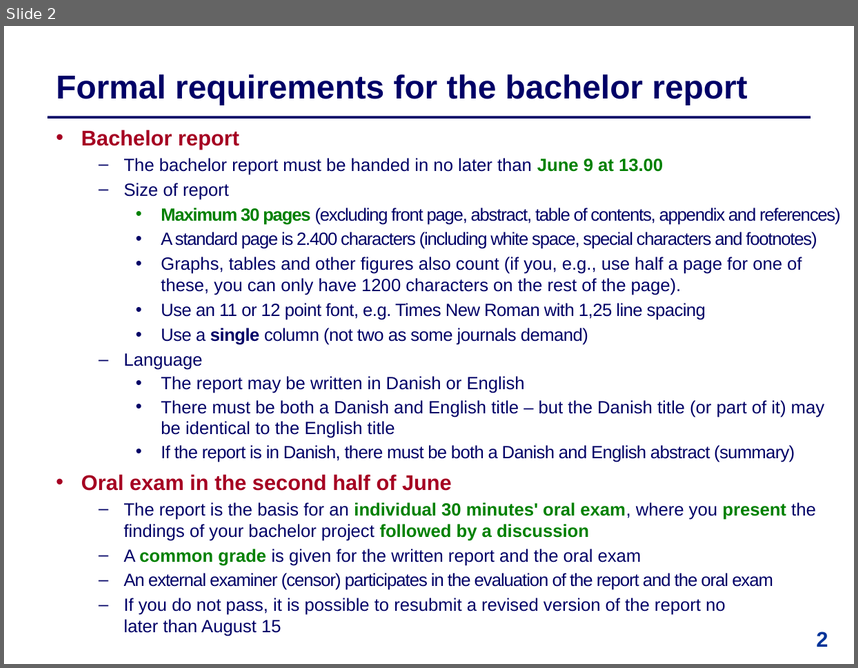
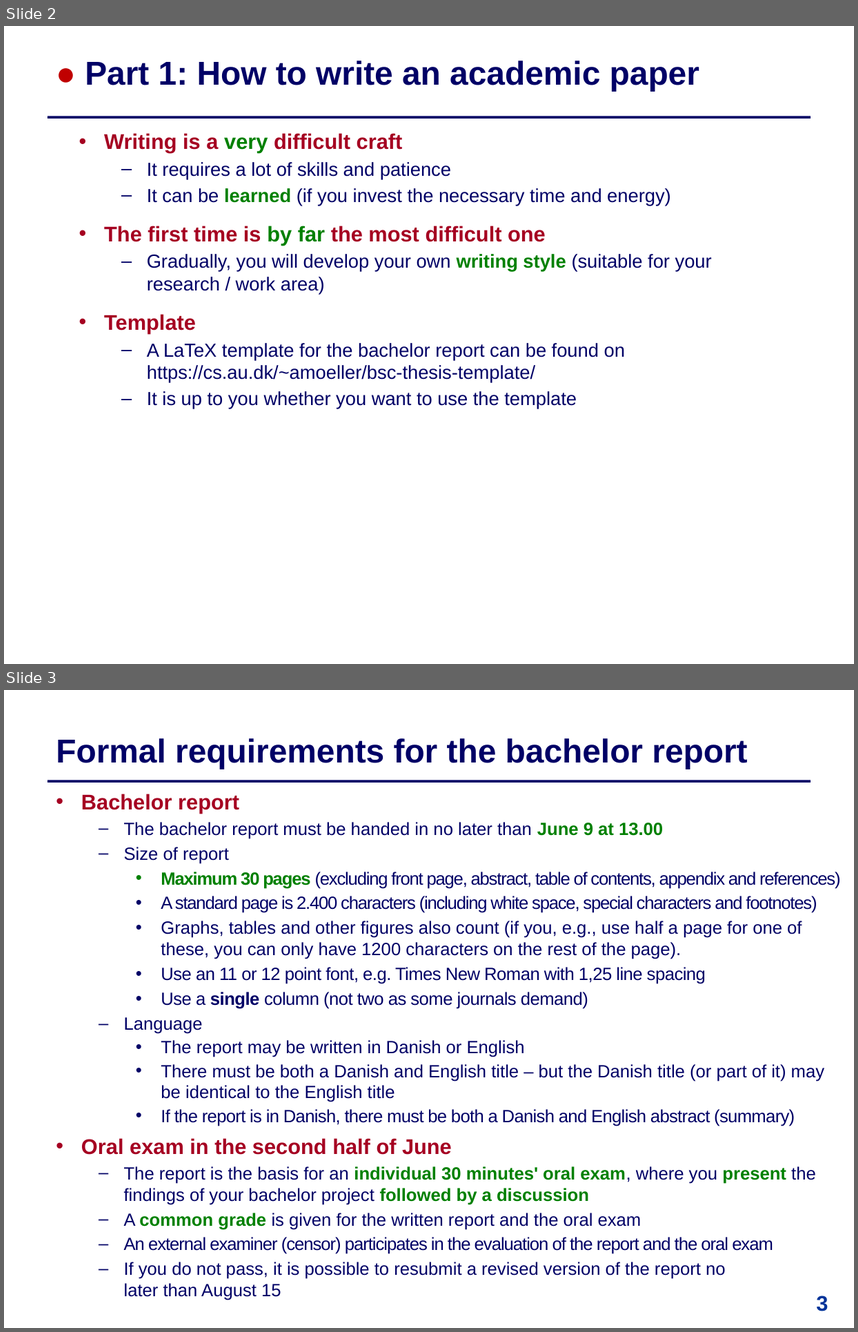
Before and after one commit to IntProgAU/Materiale, a slide deck: web/b25/2 Academic Writing and Oral Presentation.pptx. Shown one above the other, each under a label of ours: slide 2 before the commit, slides 2 and 3 after it. The pictures are 858x668 and 858x1332 pixels, drawn with LibreOffice and Linux fonts; fonts in the diff are those of the drawing. Boxes give left, top, right and bottom in pixels: in the first picture for what was removed or moved away, otherwise in the second. Text is boxed around its words. In the diff, an @@ line names an element or a change of style, - is before the commit and + after.

```diff
--- a/web/b25/2 Academic Writing and Oral Presentation.pptx
+++ b/web/b25/2 Academic Writing and Oral Presentation.pptx
@@ slide 2 added at <box>4,26,854,664</box>, background #FFFFFF; not listed: 1 template element that a slide beside it also shows @@
@@ text added at <box>85,60,700,91</box>, 28 pt, text #000066, bold @@
+● Part 1: How to write an academic paper
@@ text added at <box>104,133,712,409</box>, 16 pt, text #000066 @@
+  • Writing is a very difficult craft
+  – It requires a lot of skills and patience
+  – It can be learned (if you invest the necessary time and energy)
+  • The first time is by far the most difficult one
+  – Gradually, you will develop your own writing style (suitable for your research / work area)
+  • Template
+  – A LaTeX template for the bachelor report can be found on
+    https://cs.au.dk/~amoeller/bsc-thesis-template/
+  – It is up to you whether you want to use the template
@@ what was slide 2 is now slide 3 @@
@@ page number at <box>816,1295,828,1311</box>: text changed @@
-2
+3
```
Also in this commit, not shown: 2 slides changed.
